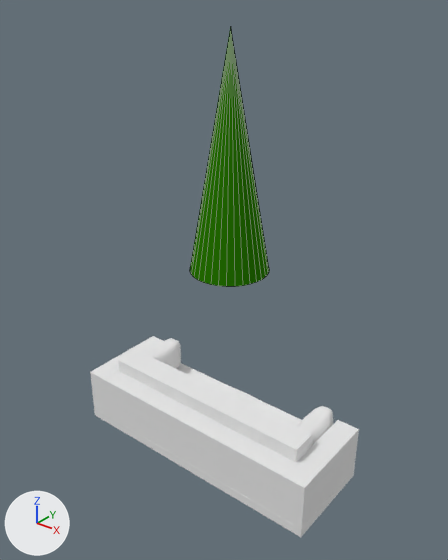
A saved change to the Blender file Projekt/04-Shots/sk-Shot 15.blend.
Before and after are seen from a 50 mm lens placed at (7.27, -12.14, 9.25), pointed at (-1.77, -0.84, 2.25). Lighting does not change. The marker at lower left points along +X, +Y and +Z. Mesh edges are drawn as thin lines on the coarser meshes.

Objects in the first picture: 'Cone', 'Shot_15'.
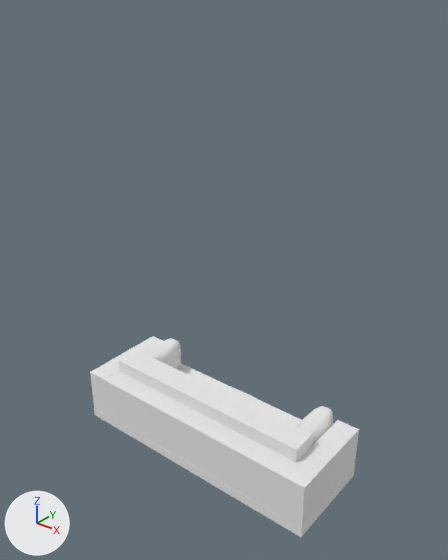
Boxes (x1, y1, x2, y2) around the edits, measured in the pictures (448 x 560 px):
'Cone', hidden (green)
    before: (190, 27, 269, 287)

The edits, one by one:
Object 'Cone' (ob_cone) is now hidden.
